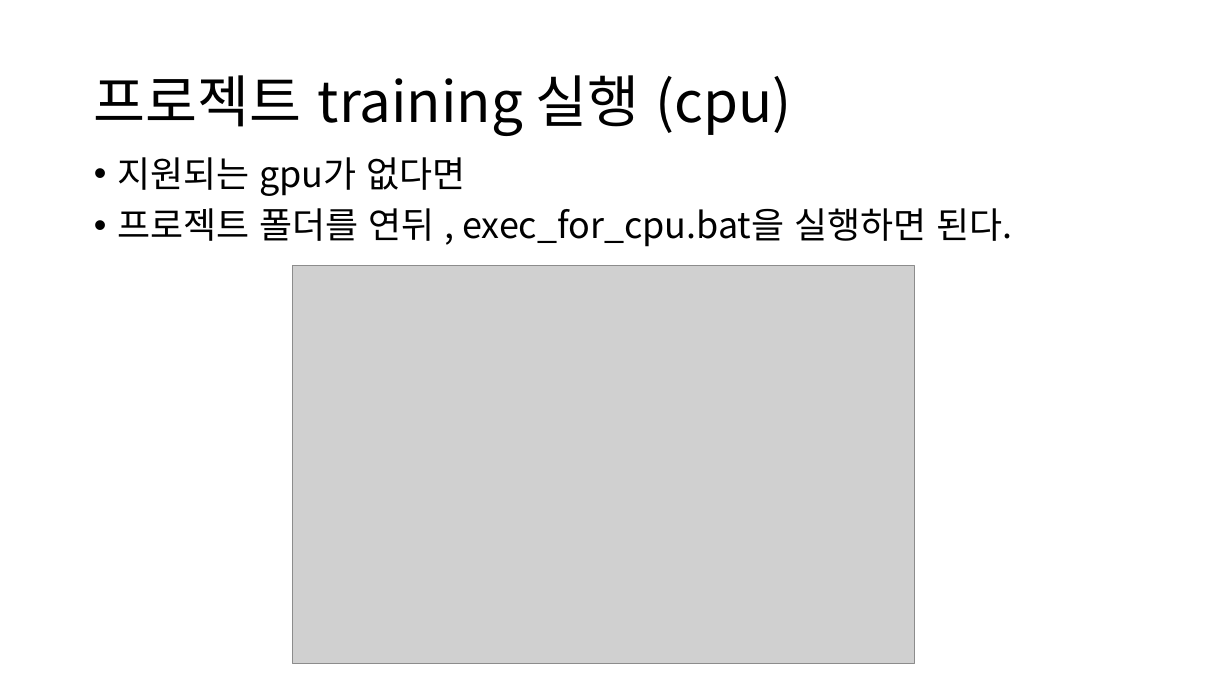
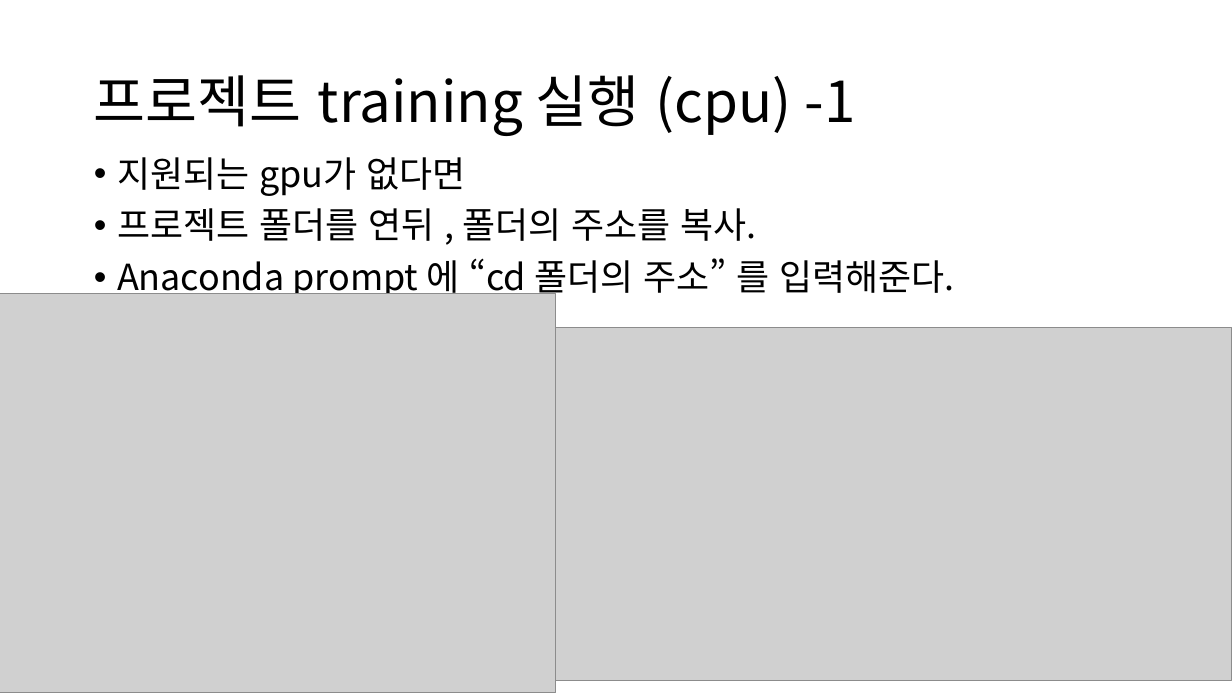
Before and after one commit to DuaNoDo/object-detection, a slide deck: slide 9 of 객체탐지.pptx (slide 7 before the commit). Drawn at 1232x693 pixels with LibreOffice and Linux fonts; fonts in the diff are those of the drawing; grey boxes stand for pictures. Boxes give left, top, right and bottom in pixels: in the first picture for what was removed or moved away, otherwise in the second. Text is boxed around its words. In the diff, an @@ line names an element or a change of style, - is before the commit and + after.

```diff
--- a/객체탐지.pptx
+++ b/객체탐지.pptx
@@ title at [94, 75, 856, 136]: text changed @@
-프로젝트 training 실행 (cpu)
+프로젝트 training 실행 (cpu) -1
@@ text at [117, 208, 954, 300]: text changed @@
-• 프로젝트 폴더를 연뒤 , exec_for_cpu.bat을 실행하면 된다.
+• 프로젝트 폴더를 연뒤 , 폴더의 주소를 복사.
+• Anaconda prompt 에 “cd 폴더의 주소” 를 입력해준다.
@@ picture removed at [292, 265, 914, 664] @@
@@ picture added at [0, 294, 555, 693] @@
@@ picture added at [555, 327, 1232, 680] @@
```
Also in this commit, not shown: 2 other slides changed, 3 slides added, 2 other files.
